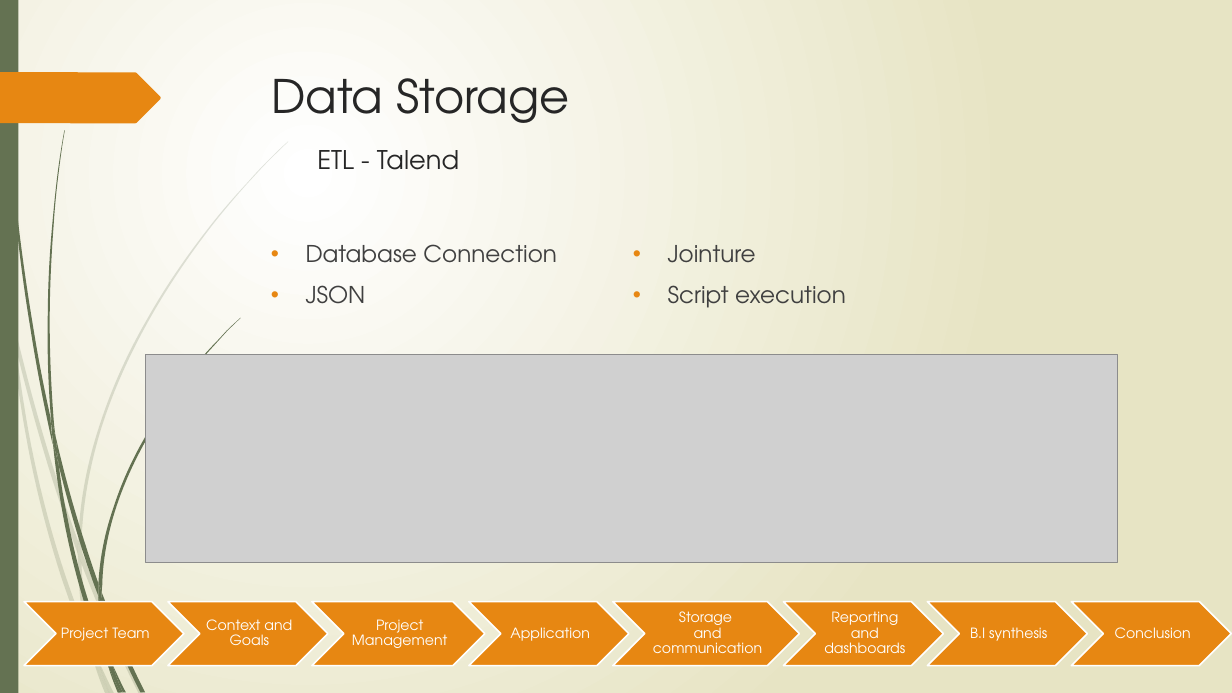
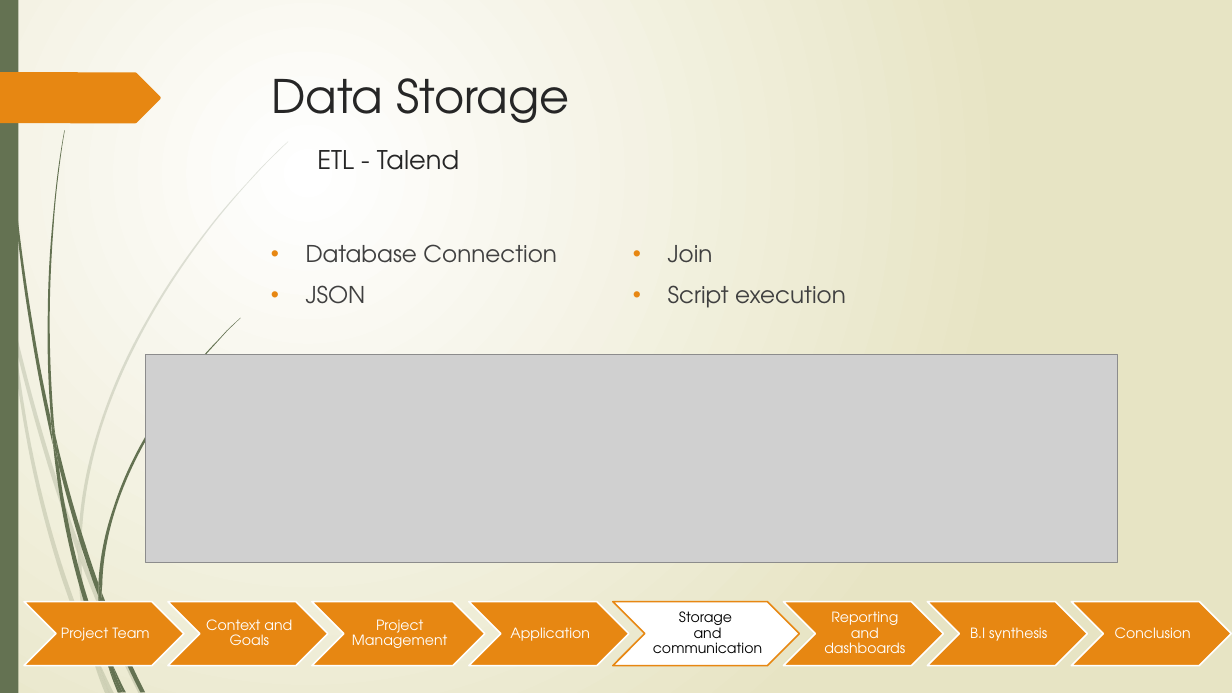
Before and after one commit to Gaetan90/ProjetBI, a slide deck: slide 14 of Projet BI.pptx. Drawn at 1232x693 pixels with LibreOffice and Linux fonts; fonts in the diff are those of the drawing; grey boxes stand for pictures. Boxes give left, top, right and bottom in pixels: in the first picture for what was removed or moved away, otherwise in the second. Text is boxed around its words. In the diff, an @@ line names an element or a change of style, - is before the commit and + after.

```diff
--- a/Projet BI.pptx
+++ b/Projet BI.pptx
@@ text at [668,245,713,263]: text changed @@
-• Jointure
+• Join
@@ chevron at [613,602,799,665]: fill #E78712 to #FFFFFF; outline #FFFFFF 1.25 pt to #E78712 1.25 pt @@
@@ text "Storage and communication" at [653,611,762,653]: text colour #FFFFFF to #000000 @@
```
Also in this commit, not shown: 9 other slides changed, 1 slide added.
